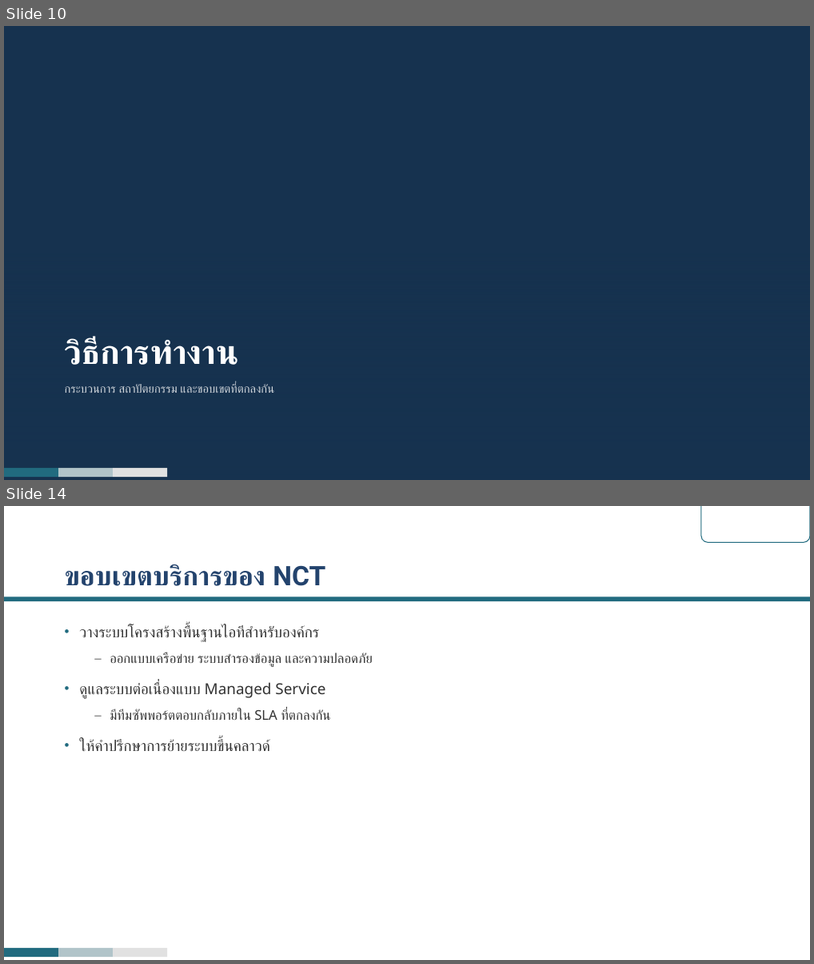
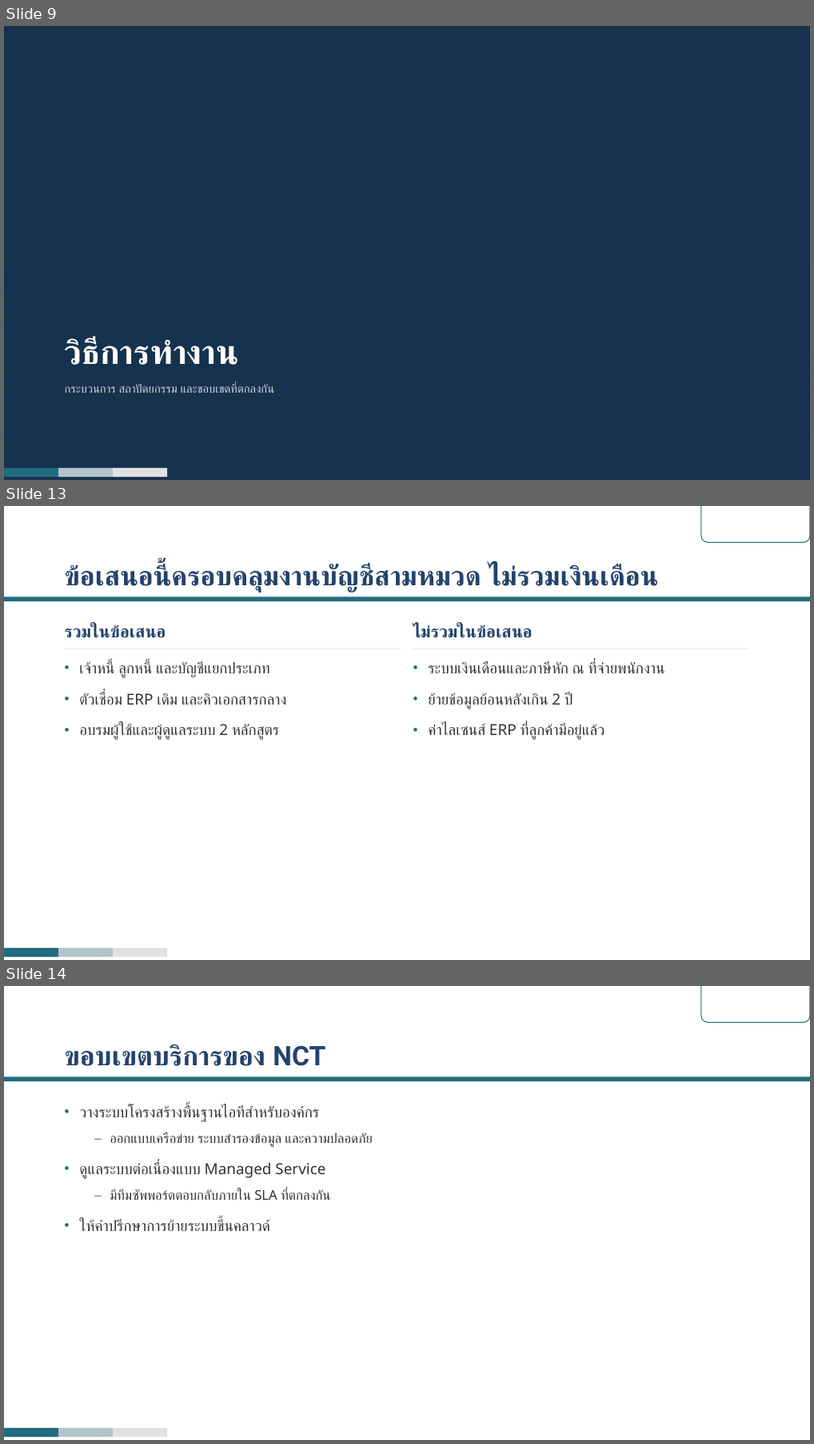
Before and after one commit to rofthanakrit-maker/nct-design-system, a slide deck: NCT-Slide-Template-Corp-Demo.pptx. Shown one above the other, each under a label of ours: slides 10 and 14 before the commit, slides 9, 13 and 14 after it; the slides between them are not shown. The pictures are 814x964 and 814x1444 pixels, drawn with LibreOffice and Linux fonts; fonts in the diff are those of the drawing; background and template pictures are left out. Boxes give left, top, right and bottom in pixels: in the first picture for what was removed or moved away, otherwise in the second. Text is boxed around its words. In the diff, an @@ line names an element or a change of style, - is before the commit and + after.

```diff
--- a/NCT-Slide-Template-Corp-Demo.pptx
+++ b/NCT-Slide-Template-Corp-Demo.pptx
@@ slide 13 added at box(4, 506, 810, 960), background #FFFFFF; not listed: 5 template elements that a slide beside it also shows @@
@@ title added at box(65, 564, 658, 592), 32 pt, text #23436D, bold @@
+ข้อเสนอนี้ครอบคลุมงานบัญชีสามหมวด ไม่รวมเงินเดือน
@@ text added at box(65, 624, 166, 638), 20 pt, text #23436D, bold @@
+รวมในข้อเสนอ
@@ text added at box(414, 624, 533, 638), 20 pt, text #23436D, bold @@
+ไม่รวมในข้อเสนอ
@@ rectangle added at box(65, 648, 402, 648), fill #E5E5E5 @@
@@ rectangle added at box(414, 648, 750, 648), fill #E5E5E5 @@
@@ text added at box(79, 662, 287, 740), 18 pt, text #333333 @@
+• เจ้าหนี้ ลูกหนี้ และบัญชีแยกประเภท
+• ตัวเชื่อม ERP เดิม และคิวเอกสารกลาง
+• อบรมผู้ใช้และผู้ดูแลระบบ 2 หลักสูตร
@@ text added at box(428, 662, 666, 740), 18 pt, text #333333 @@
+• ระบบเงินเดือนและภาษีหัก ณ ที่จ่ายพนักงาน
+• ย้ายข้อมูลย้อนหลังเกิน 2 ปี
+• ค่าไลเซนส์ ERP ที่ลูกค้ามีอยู่แล้ว
@@ what was slide 10 is now slide 9 @@
```
Also in this commit, not shown: 17 slides changed, 1 slide removed, 52 other files.
